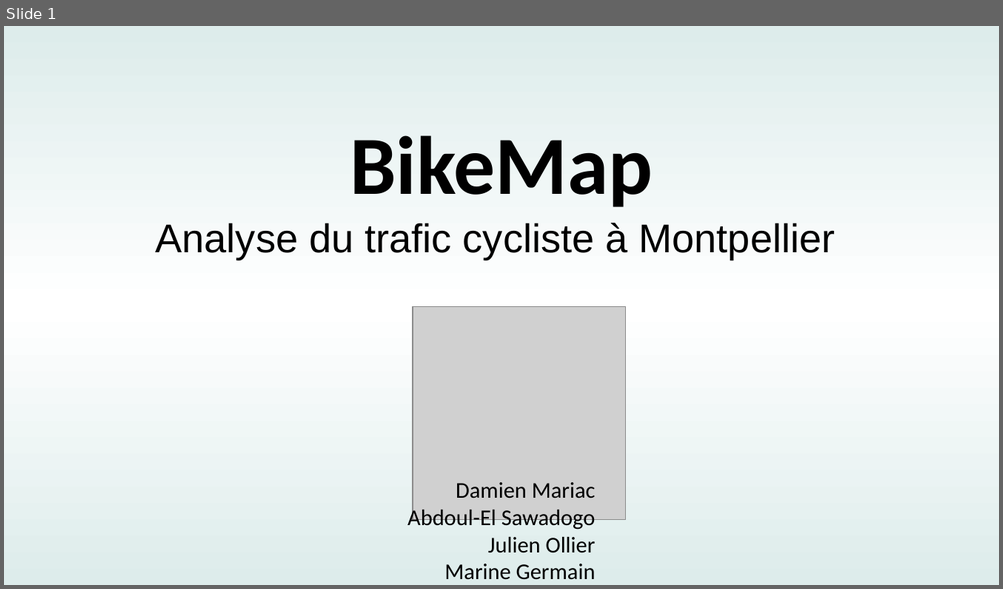
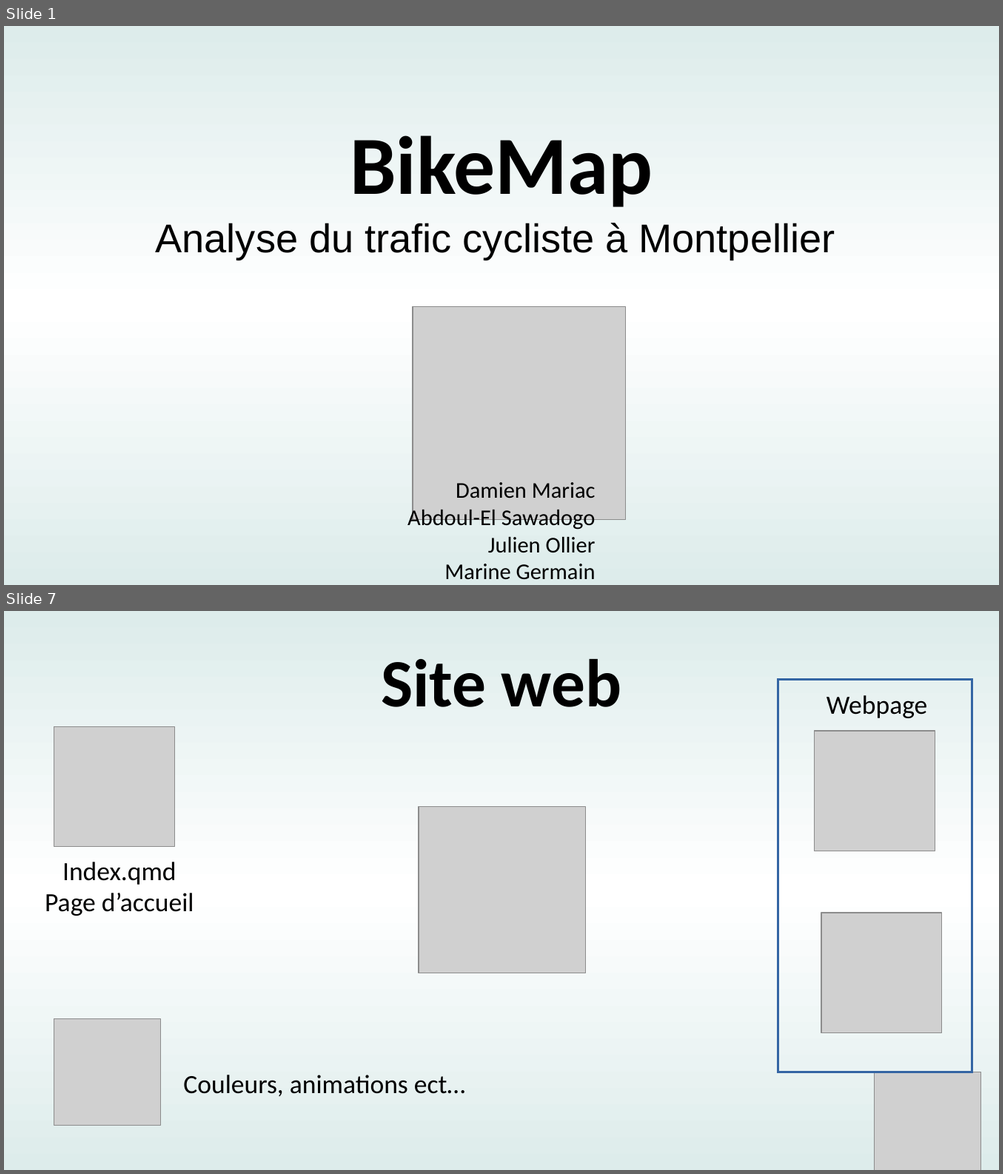
Before and after one commit to DamienMariac/HAX712X, a slide deck: slides/Présentation_bikemap.odp. Shown one above the other, each under a label of ours: slide 1 before the commit, slides 1 and 7 after it; the slides between them are not shown. The pictures are 1003x589 and 1003x1174 pixels, drawn with LibreOffice and Linux fonts; fonts in the diff are those of the drawing; grey boxes stand for pictures. Boxes give left, top, right and bottom in pixels: in the first picture for what was removed or moved away, otherwise in the second. Text is boxed around its words. In the diff, an @@ line names an element or a change of style, - is before the commit and + after.

```diff
--- a/slides/Présentation_bikemap.odp
+++ b/slides/Présentation_bikemap.odp
@@ slide 7 added at (4, 611, 999, 1170), background gradient #DDECEB to #FFFFFF @@
@@ title added at (381, 659, 621, 707), 54 pt, text #000000, bold @@
+Site web
@@ freeform shape added at (778, 680, 973, 1073), outline #3465A4 1.5 pt @@
@@ text added at (826, 695, 927, 718), 21 pt, text #000000 @@
+Webpage
@@ picture added at (54, 726, 175, 846) @@
@@ picture added at (814, 731, 934, 851) @@
@@ picture added at (418, 807, 585, 974) @@
@@ text added at (45, 862, 194, 916), 21 pt, text #000000 @@
+Index.qmd
+Page d’accueil
@@ picture added at (822, 914, 942, 1034) @@
@@ picture added at (54, 1019, 161, 1125) @@
@@ text added at (183, 1075, 465, 1097), 21 pt, text #000000 @@
+Couleurs, animations ect…
@@ picture added at (875, 1073, 982, 1170) @@
```
Also in this commit, not shown: 8 slides changed, 2 other slides added, 3 slides removed.
